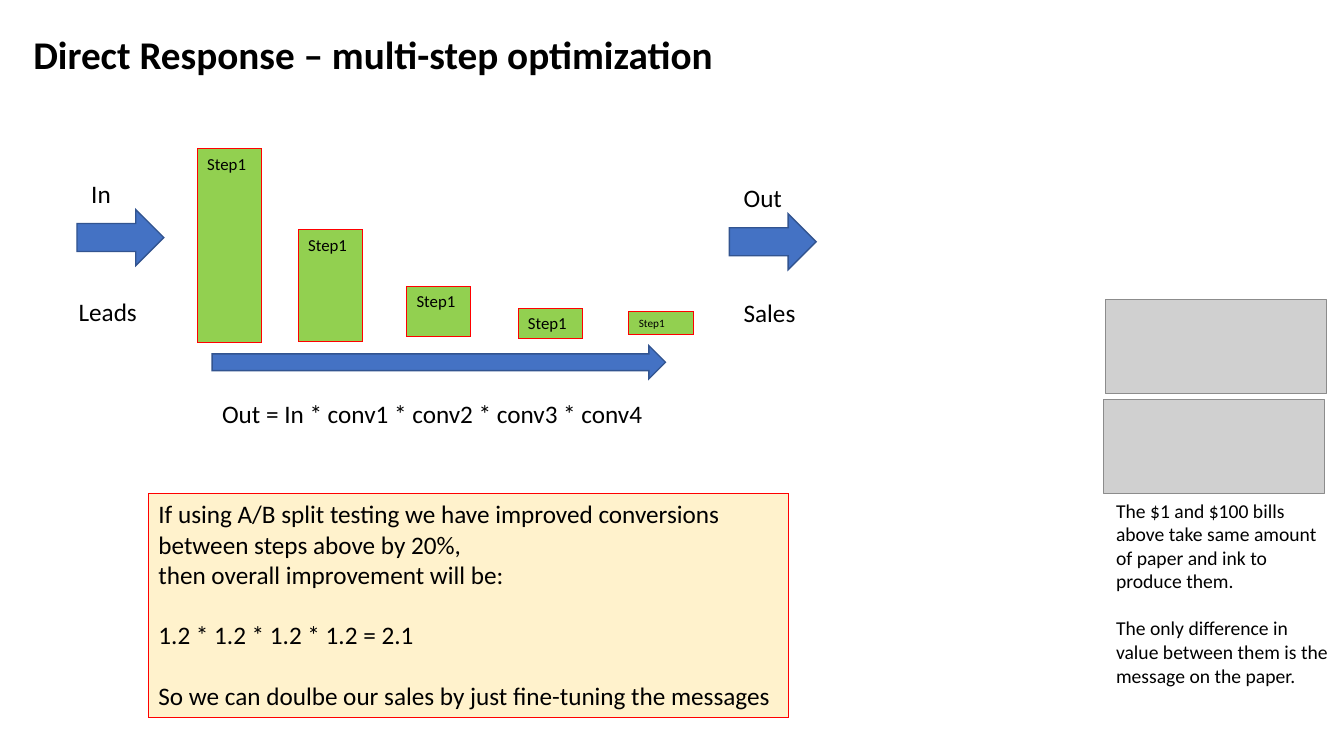
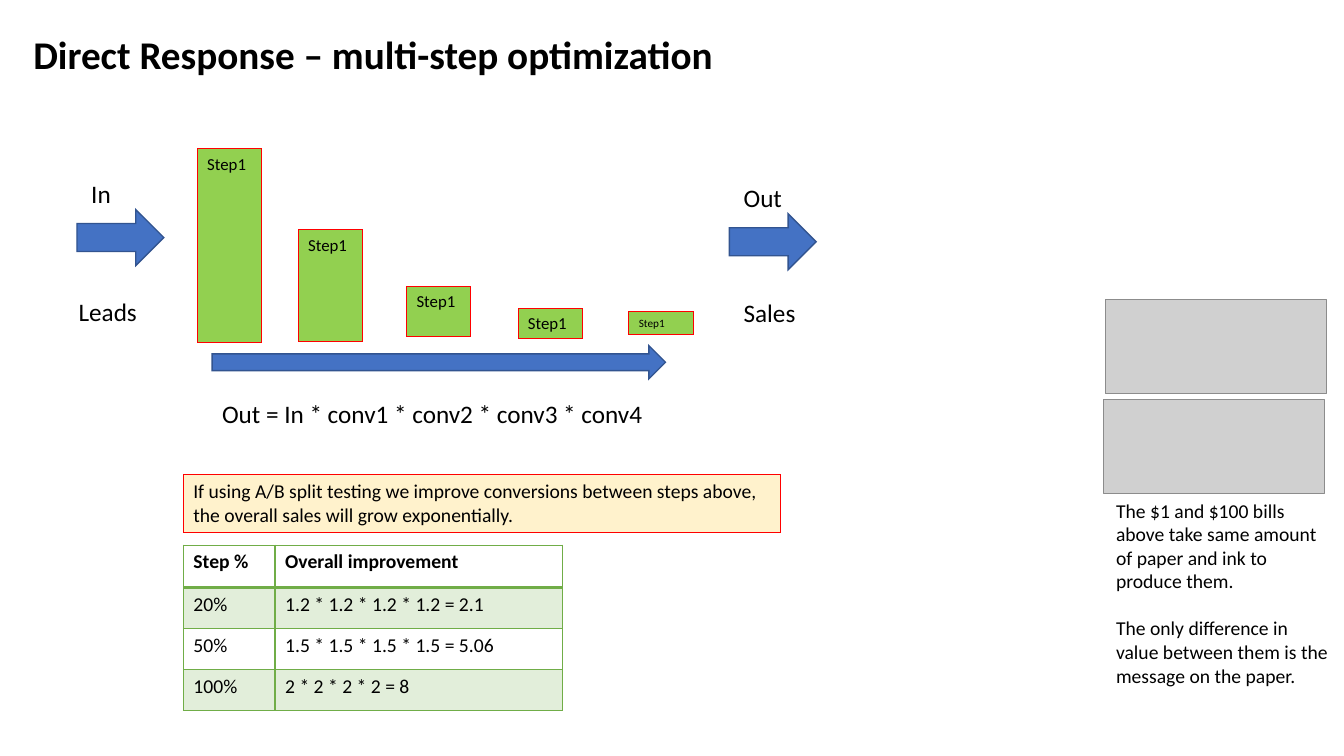
Before and after one commit to lselector/marketing, a slide deck: slide 8 of Marketing.pptx. Drawn at 1344x756 pixels with LibreOffice and Linux fonts; fonts in the diff are those of the drawing; grey boxes stand for pictures. Boxes give left, top, right and bottom in pixels: in the first picture for what was removed or moved away, otherwise in the second. Text is boxed around its words. In the diff, an @@ line names an element or a change of style, - is before the commit and + after.

```diff
--- a/Marketing.pptx
+++ b/Marketing.pptx
@@ rectangle "If using A/B split testing ...": place and size @@
-rectangle "If using A/B split testing ..." at box(148, 494, 788, 718)
+rectangle "If using A/B split testing ..." at box(184, 475, 781, 532)
@@ text in rectangle at box(193, 484, 756, 526): text changed; size 18 to 14 pt @@
-If using A/B split testing we have improved conversions between steps above by 20%,
-then overall improvement will be:
-1.2 * 1.2 * 1.2 * 1.2 = 2.1
-So we can doulbe our sales by just fine-tuning the messages
+If using A/B split testing we improve conversions between steps above,
+the overall sales will grow exponentially.
@@ table added at box(184, 545, 563, 711), 4 rows, 2 columns @@
+Step % | Overall improvement
+20% | 1.2 * 1.2 * 1.2 * 1.2 = 2.1
+50% | 1.5 * 1.5 * 1.5 * 1.5 = 5.06
+100% | 2 * 2 * 2 * 2 = 8
```
Also in this commit, not shown: 2 other slides changed, 2 slides added.
